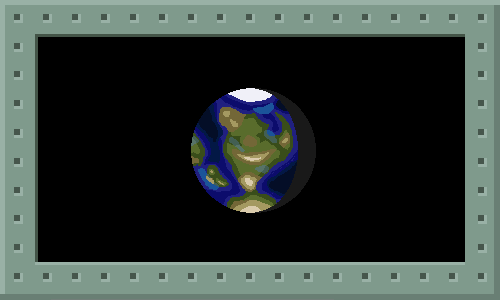
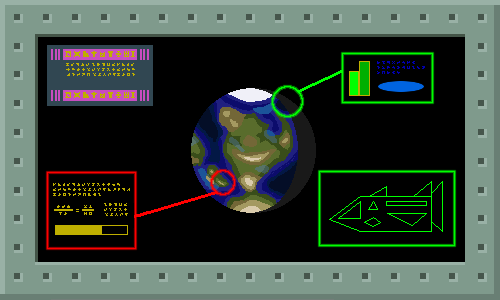
Layered file, before and after one edit (500×300). Changes by layer:
added layer "Words" above "HUD" over [51, 49, 149, 101]
renamed "Pasted Layer" to "HUD", painted on it over [45, 45, 457, 251]
painted on "Foreground #1" over [191, 88, 308, 201]
